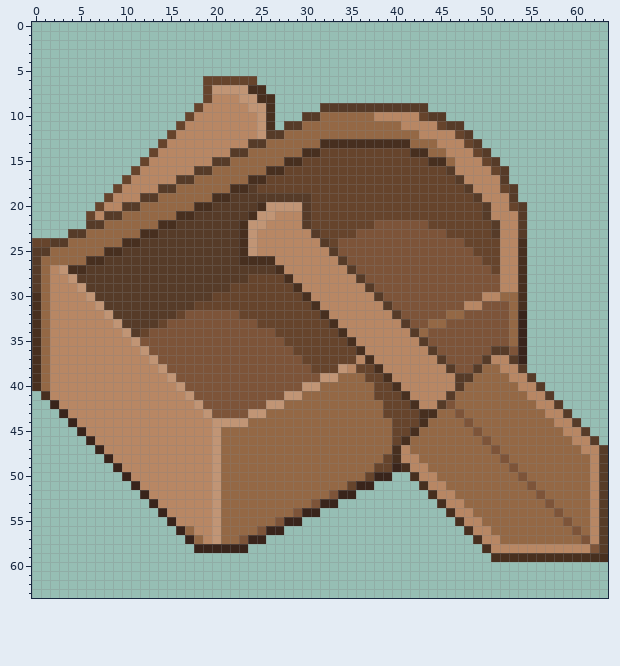
Edited in one commit: pixel-art sprite (textures/items/boat_jungle.png). The picture above is the old version.
The file is 64x64 pixels.
After:
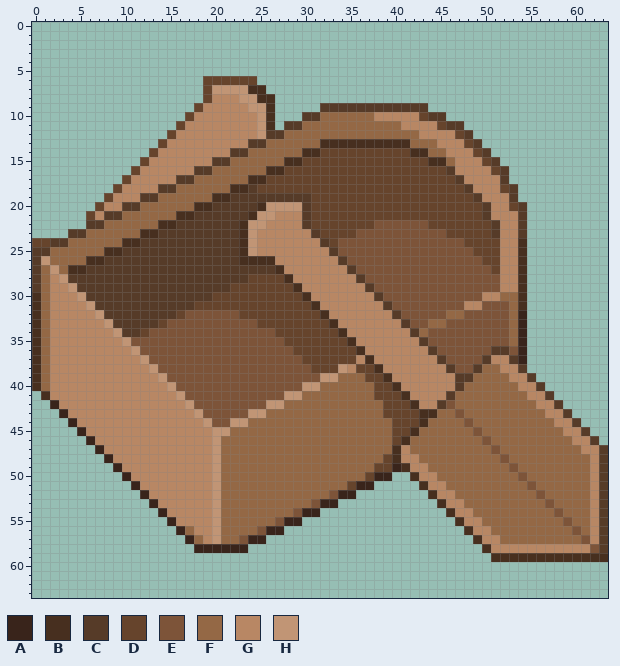
Palette (. is transparent): A #39241b  B #472f1f  C #563b28  D #66442c  E #7d5439  F #946845  G #b88764  H #c19575
Difference:
Changed rows in their new state; - is an unchanged pixel.
first column x 1:
26 H--------------------
27 -HF------------------
28 --HC-----------------
29 ---HC----------------
30 ----HC---------------
31 -----HC--------------
32 ------HC-------------
33 -------HC------------
34 --------HC-----------
35 ---------HE----------
36 ----------HE---------
37 -----------HE--------
38 ------------HE-------
39 -------------HE------
40 --------------HE-----
41 ---------------HE----
42 ----------------HE---
43 -----------------HE--
44 ------------------HEE
45 --------------------H
Changed places in both pictures, as pixel boxes (x1, y1, x2, y2):
changed: (41, 256, 230, 436)
